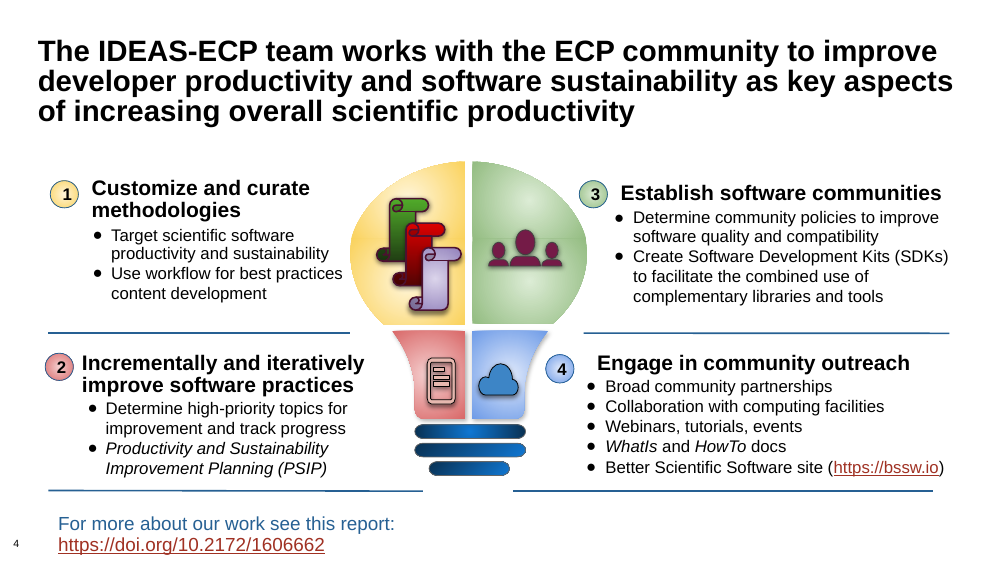
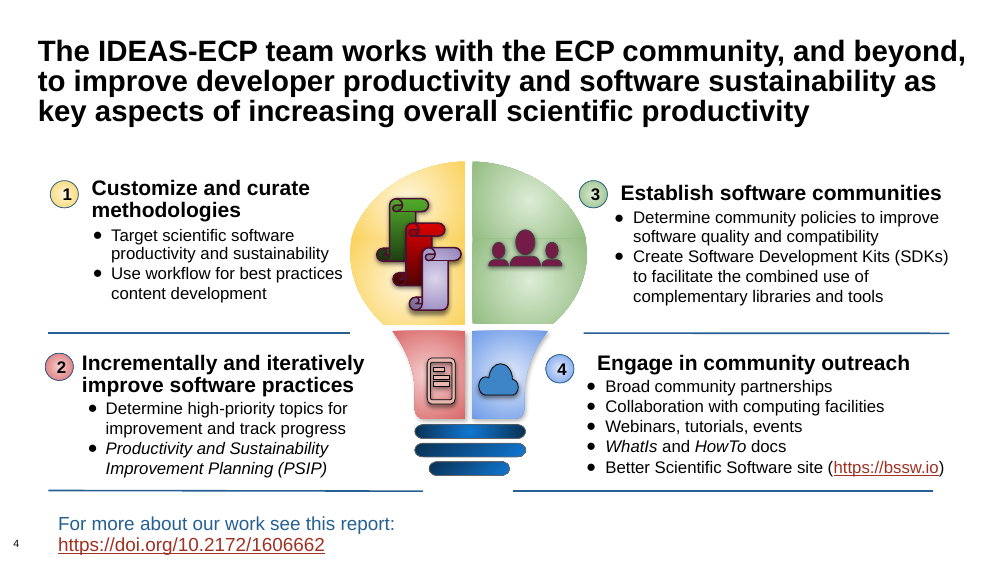
Before and after one commit to bssw-tutorial/presentations, a slide deck: slide 4 of intro.pptx. Drawn at 1008x567 pixels with LibreOffice and Linux fonts; fonts in the diff are those of the drawing; background and template pictures are left out. Boxes give left, top, right and bottom in pixels: in the first picture for what was removed or moved away, otherwise in the second. Text is boxed around its words. In the diff, an @@ line names an element or a change of style, - is before the commit and + after.

```diff
--- a/intro.pptx
+++ b/intro.pptx
@@ title at (x1=38, y1=39, x2=967, y2=127): text changed @@
-The IDEAS-ECP team works with the ECP community to improve developer productivity and software sustainability as key aspects of increasing overall scientific productivity
+The IDEAS-ECP team works with the ECP community, and beyond, to improve developer productivity and software sustainability as key aspects of increasing overall scientific productivity
```
Also in this commit, not shown: 2 other slides changed, 1 slide added.
